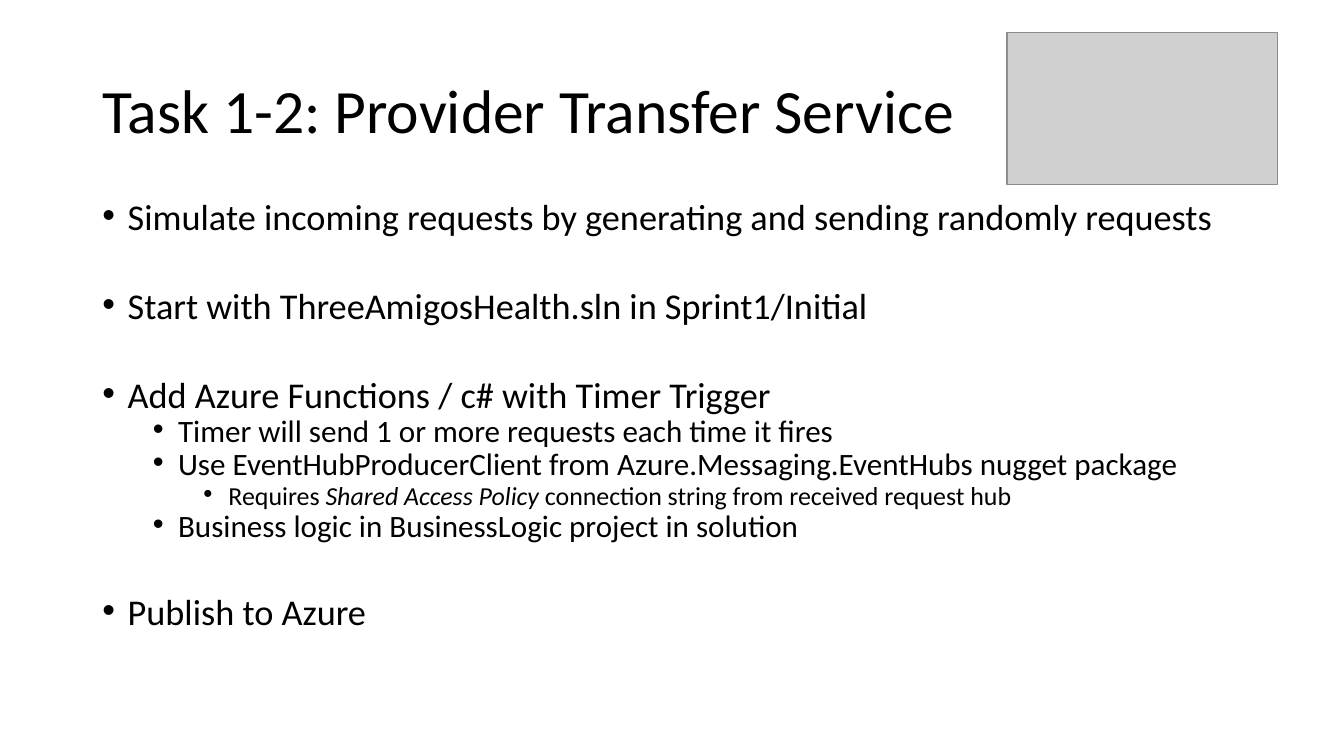
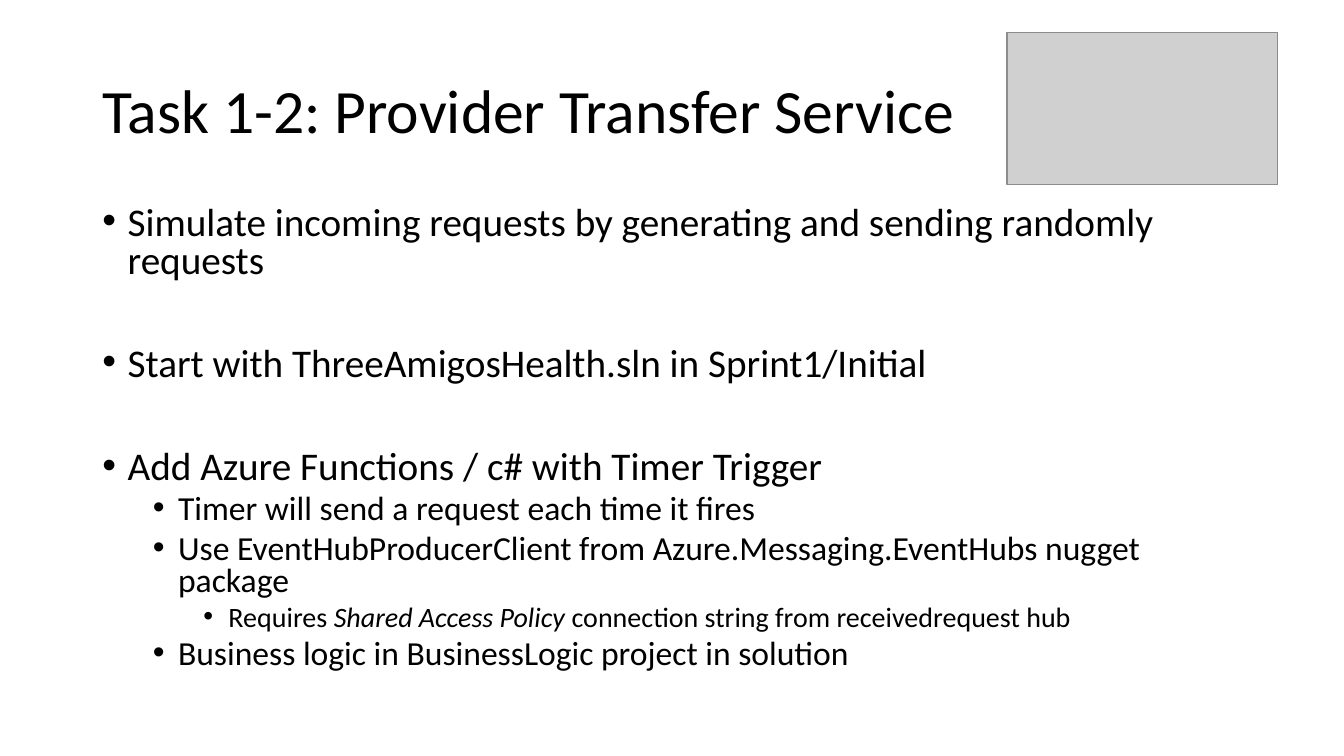
Before and after one commit to scottctr/EdaWorkshop, a slide deck: slide 9 of Sprint1/EdaWorkshop_Sprint1.pptx (slide 8 before the commit). Drawn at 1344x756 pixels with LibreOffice and Linux fonts; fonts in the diff are those of the drawing; grey boxes stand for pictures. Boxes give left, top, right and bottom in pixels: in the first picture for what was removed or moved away, otherwise in the second. Text is boxed around its words. In the diff, an @@ line names an element or a change of style, - is before the commit and + after.

Commit message:
More Sprint 1 and slide tweaks

```diff
--- a/Sprint1/EdaWorkshop_Sprint1.pptx
+++ b/Sprint1/EdaWorkshop_Sprint1.pptx
@@ text at [128,208,1153,671]: size 25.9 to 28 pt in "Simulate incoming requests by generating and sending ...", "Start with ThreeAmigosHealth.sln in Sprint1/Initial", "Add Azure Functions / c# with Timer ..."; size 22.2 to 24 pt in "Use EventHubProducerClient from Azure.Messaging.EventHubs nu ...", "Business logic in BusinessLogic project in solution"; line spacing 0.7 to 0.8 @@
@@ text at [178,496,755,526]: text changed; size 22.2 to 24 pt @@
-  • Timer will send 1 or more requests each time it fires
+  • Timer will send a request each time it fires
@@ text at [128,599,366,626]: paragraph removed @@
-• Publish to Azure
@@ text at [228,607,1070,632]: text changed; size 18.5 to 20 pt @@
-    • Requires Shared Access Policy connection string from received request hub
+    • Requires Shared Access Policy connection string from receivedrequest hub
```
Also in this commit, not shown: 1 other slide changed, 2 slides added, 6 other files.
